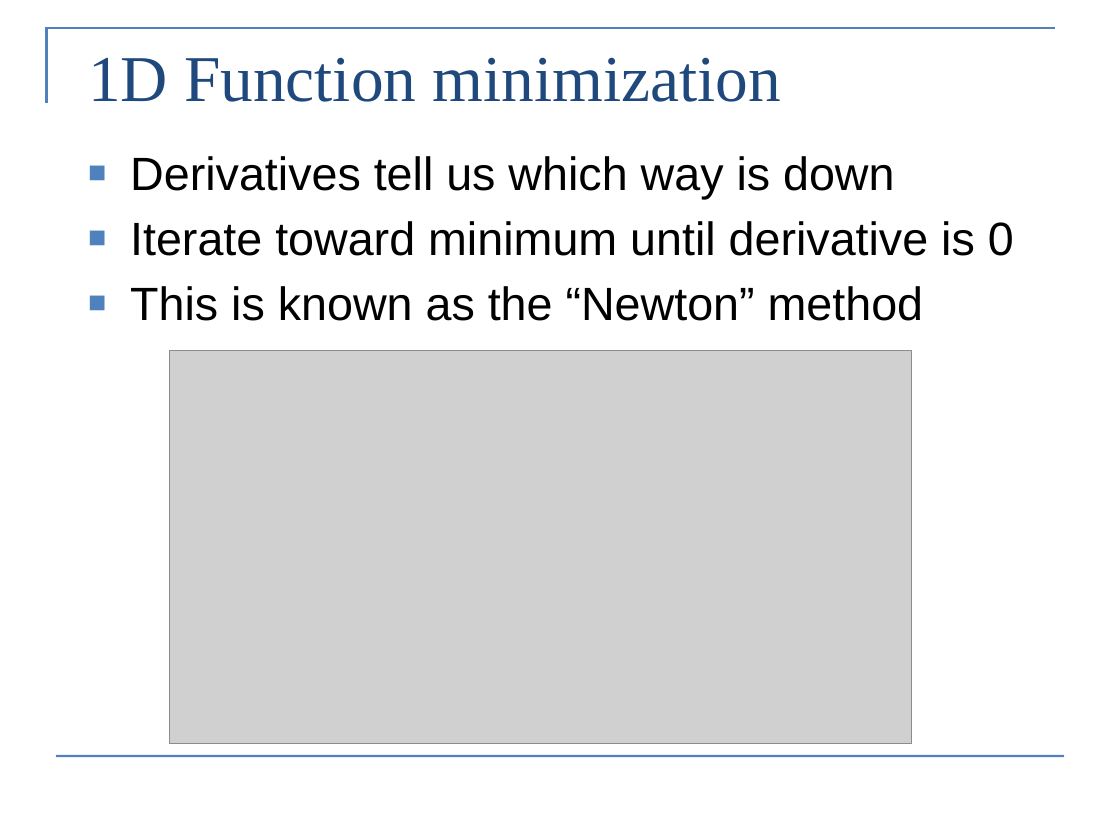
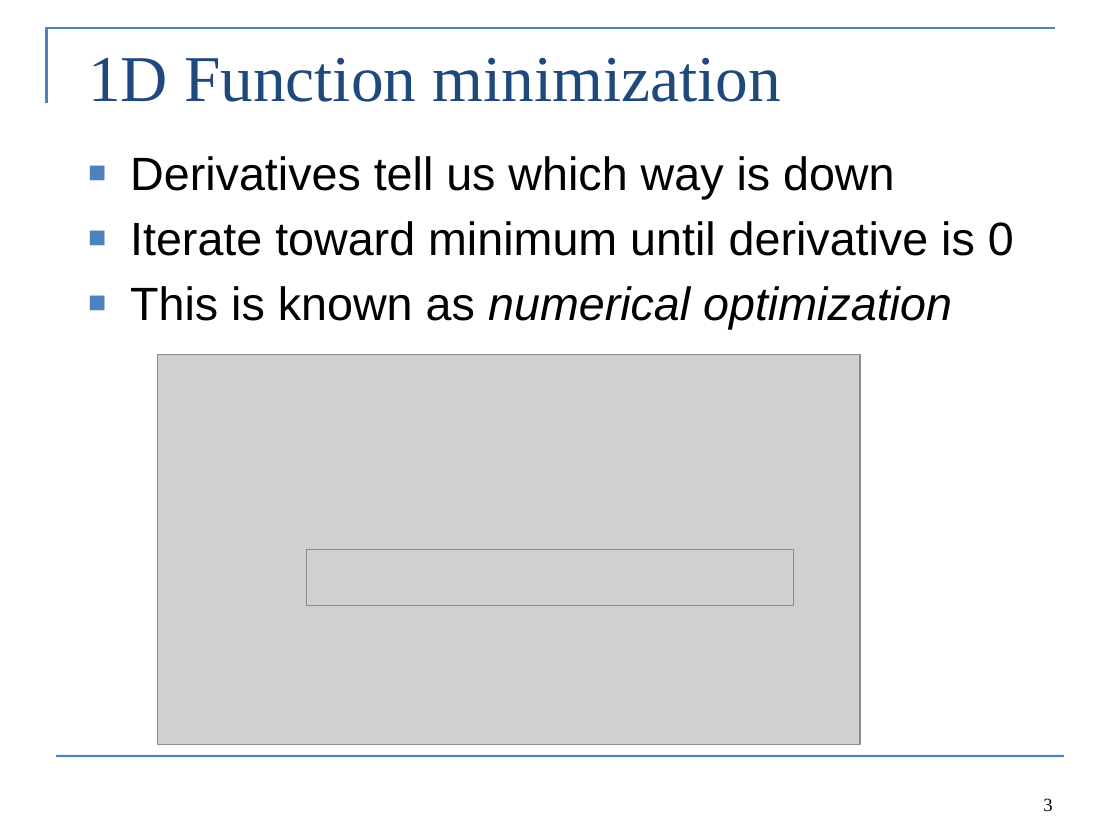
Before and after one commit to colemonnahan/tmb_workshop, a slide deck: slide 3 of day1/lecture1_maximum_likelihood.pptx. Drawn at 1120x840 pixels with LibreOffice and Linux fonts; fonts in the diff are those of the drawing; grey boxes stand for pictures. Boxes give left, top, right and bottom in pixels: in the first picture for what was removed or moved away, otherwise in the second. Text is boxed around its words. In the diff, an @@ line names an element or a change of style, - is before the commit and + after.

```diff
--- a/day1/lecture1_maximum_likelihood.pptx
+++ b/day1/lecture1_maximum_likelihood.pptx
@@ text at [130, 286, 952, 330]: text changed; italic on @@
-■ This is known as the “Newton” method
+■ This is known as numerical optimization
@@ picture: place and size @@
-picture at [169, 351, 912, 744]
+picture at [158, 355, 860, 745]
@@ picture added at [307, 550, 794, 606] @@
@@ page number added at [1043, 798, 1052, 812], 12 pt, text #000000 @@
+3
```
Also in this commit, not shown: 16 other slides changed, 3 slides added, 12 other files.
